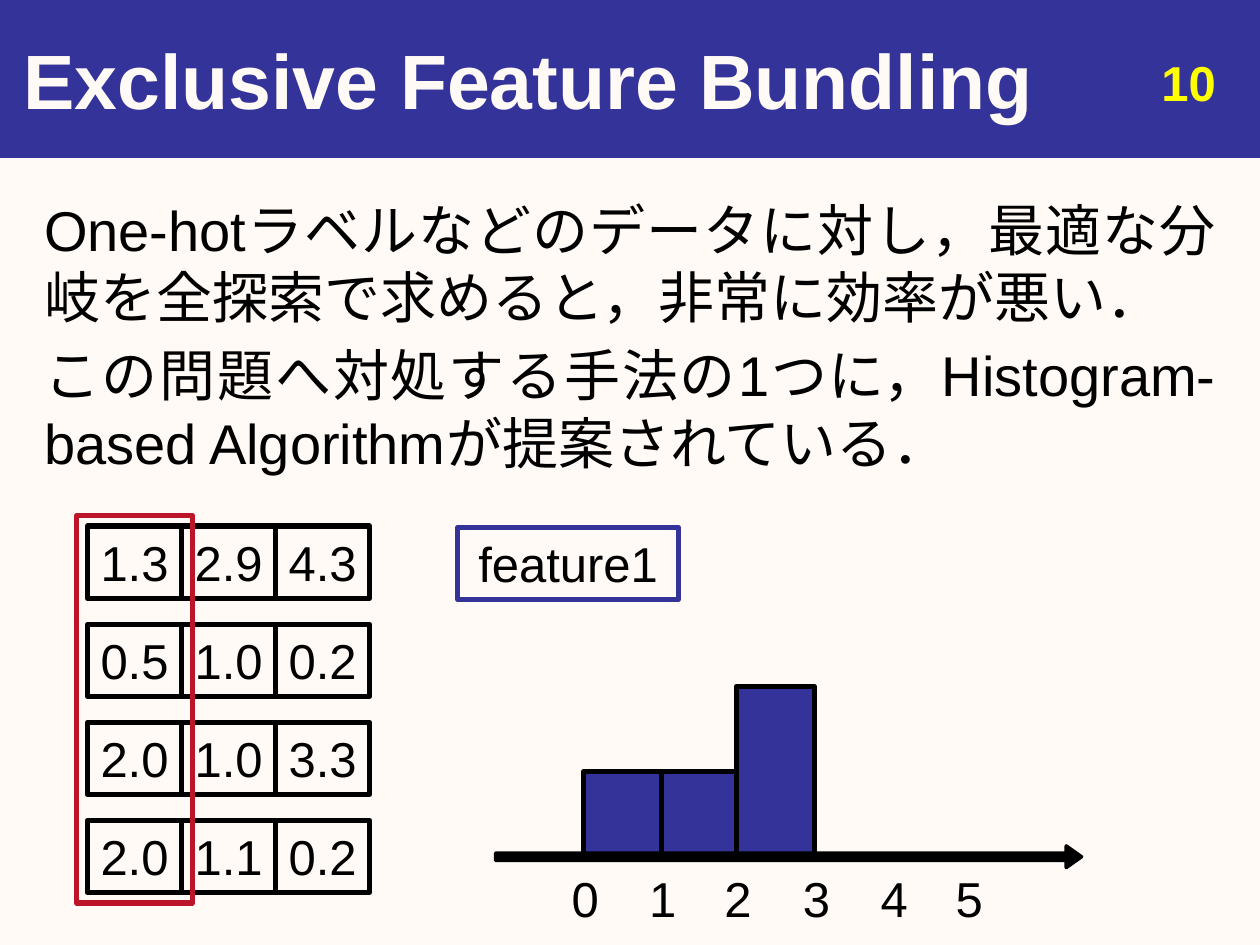
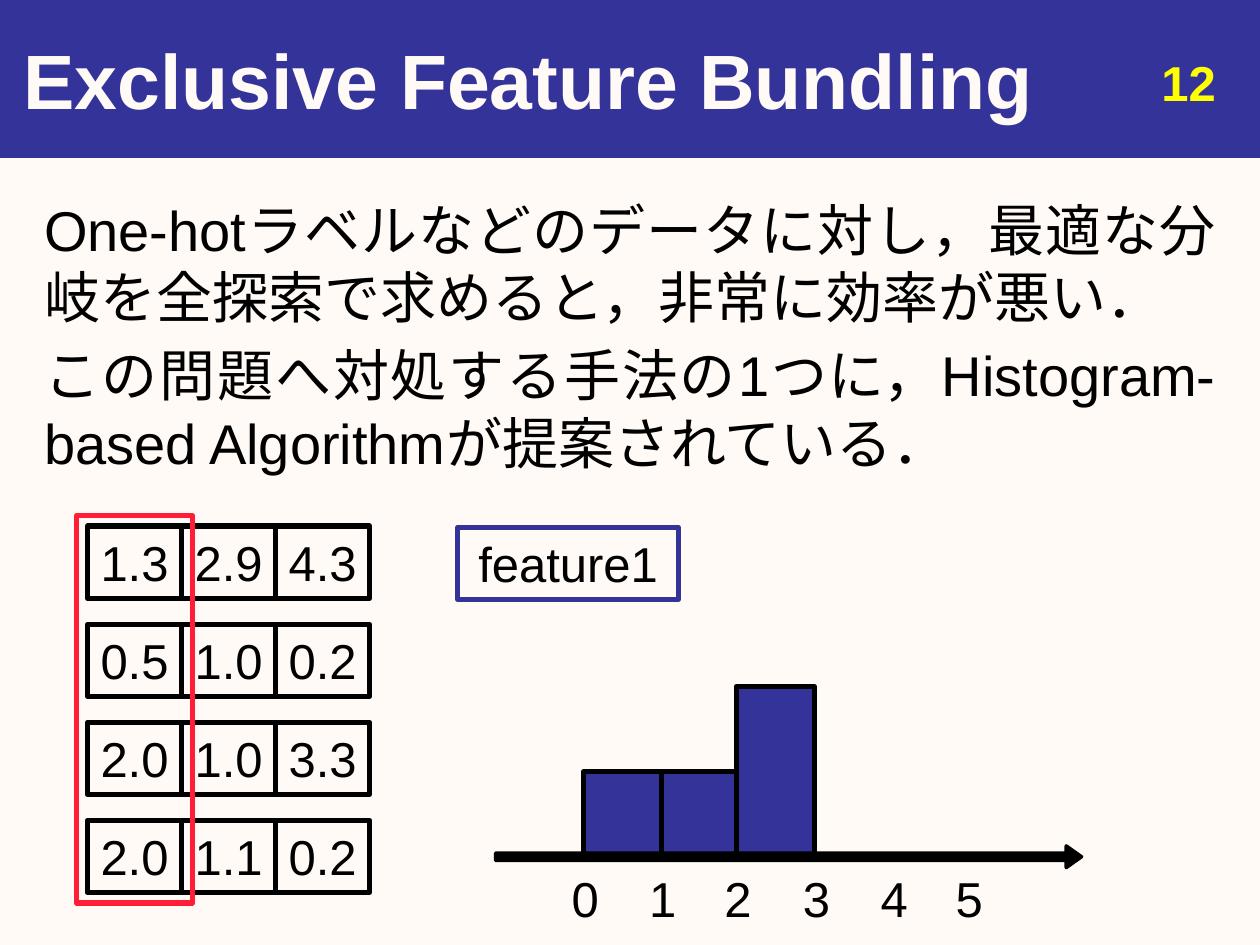
Before and after one commit to youle921/Slide-maintain, a slide deck: slide 12 of slide_0904/20190904_urita_eng.pptx (slide 10 before the commit). Drawn at 1260x945 pixels with LibreOffice and Linux fonts; fonts in the diff are those of the drawing. Boxes give left, top, right and bottom in pixels: in the first picture for what was removed or moved away, otherwise in the second. Text is boxed around its words. In the diff, an @@ line names an element or a change of style, - is before the commit and + after.

```diff
--- a/slide_0904/20190904_urita_eng.pptx
+++ b/slide_0904/20190904_urita_eng.pptx
@@ page number at bbox=[1161, 67, 1215, 101]: text changed @@
-10
+12
@@ rectangle at bbox=[77, 515, 193, 902]: outline #BD1529 3 pt to #FF1D38 3 pt @@
```
Also in this commit, not shown: 5 other slides changed, 2 slides added.
